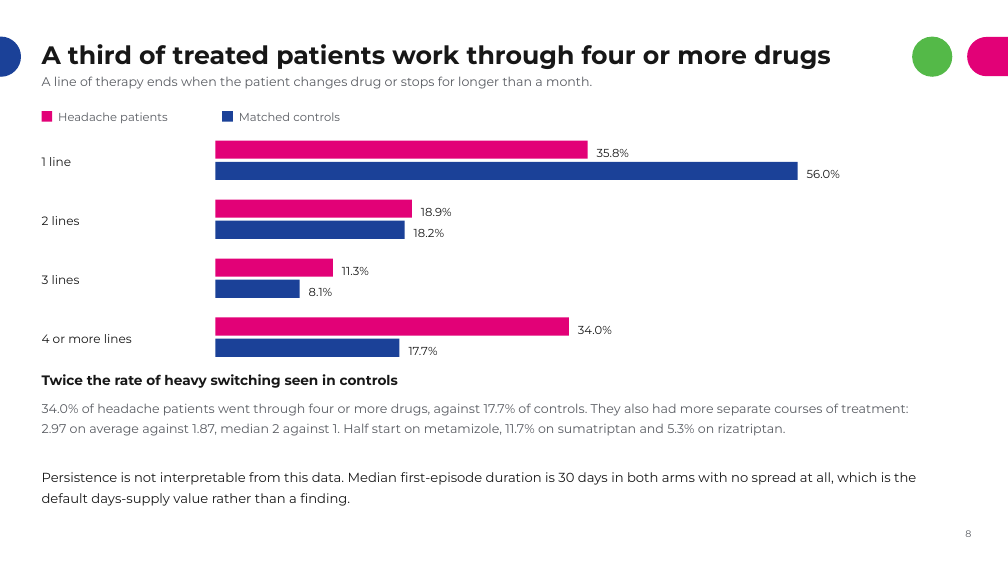
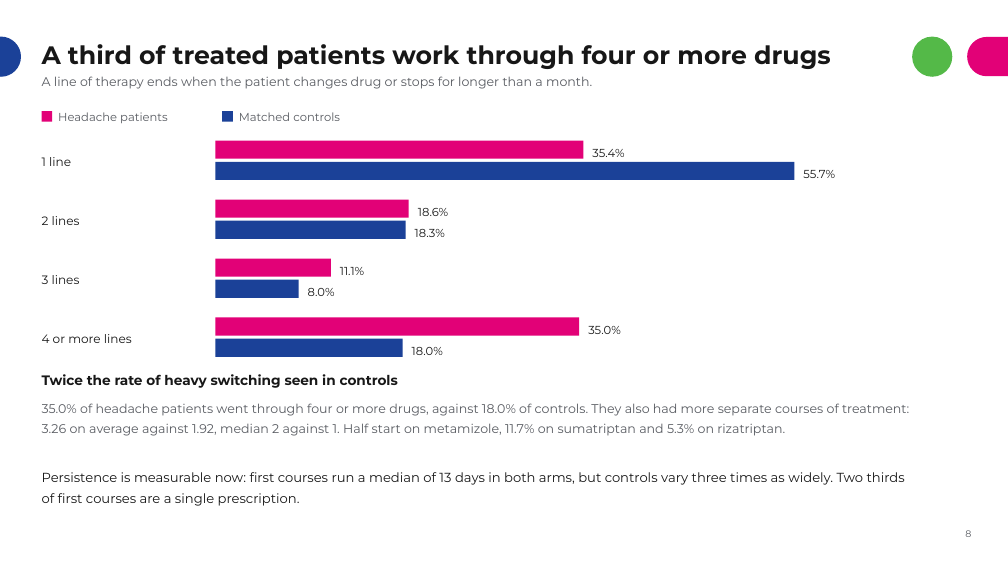
Before and after one commit to rj-irvine/de-migraine, a slide deck: slide 9 of documents/DE_Migraine_Treatment_Patterns_Summary.pptx. Drawn at 1008x567 pixels with LibreOffice and Linux fonts; fonts in the diff are those of the drawing. Boxes give left, top, right and bottom in pixels: in the first picture for what was removed or moved away, otherwise in the second. Text is boxed around its words. In the diff, an @@ line names an element or a change of style, - is before the commit and + after.

```diff
--- a/documents/DE_Migraine_Treatment_Patterns_Summary.pptx
+++ b/documents/DE_Migraine_Treatment_Patterns_Summary.pptx
@@ rectangle: place and size @@
-rectangle at [216, 141, 588, 159]
+rectangle at [216, 141, 584, 159]
@@ text at [592, 149, 624, 157]: text changed @@
-35.8%
+35.4%
@@ text at [803, 170, 835, 178]: text changed @@
-56.0%
+55.7%
@@ text at [418, 208, 448, 216]: text changed @@
-18.9%
+18.6%
@@ text at [415, 229, 445, 237]: text changed @@
-18.2%
+18.3%
@@ text at [340, 267, 364, 275]: text changed @@
-11.3%
+11.1%
@@ text at [308, 288, 335, 296]: text changed @@
-8.1%
+8.0%
@@ rectangle: place and size @@
-rectangle at [216, 318, 569, 336]
+rectangle at [216, 318, 579, 336]
@@ text at [588, 326, 621, 334]: text changed @@
-34.0%
+35.0%
@@ rectangle: place and size @@
-rectangle at [216, 339, 399, 357]
+rectangle at [216, 339, 403, 357]
@@ text at [412, 347, 443, 355]: text changed @@
-17.7%
+18.0%
@@ text at [42, 403, 909, 436]: text changed @@
-34.0% of headache patients went through four or more drugs, against 17.7% of controls. They also had more separate courses of treatment: 2.97 on average against 1.87, median 2 against 1. Half start on metamizole, 11.7% on sumatriptan and 5.3% on rizatriptan.
+35.0% of headache patients went through four or more drugs, against 18.0% of controls. They also had more separate courses of treatment: 3.26 on average against 1.92, median 2 against 1. Half start on metamizole, 11.7% on sumatriptan and 5.3% on rizatriptan.
@@ text at [42, 472, 905, 506]: text changed @@
-Persistence is not interpretable from this data. Median first-episode duration is 30 days in both arms with no spread at all, which is the default days-supply value rather than a finding.
+Persistence is measurable now: first courses run a median of 13 days in both arms, but controls vary three times as widely. Two thirds of first courses are a single prescription.
```
Also in this commit, not shown: 3 other slides changed.
